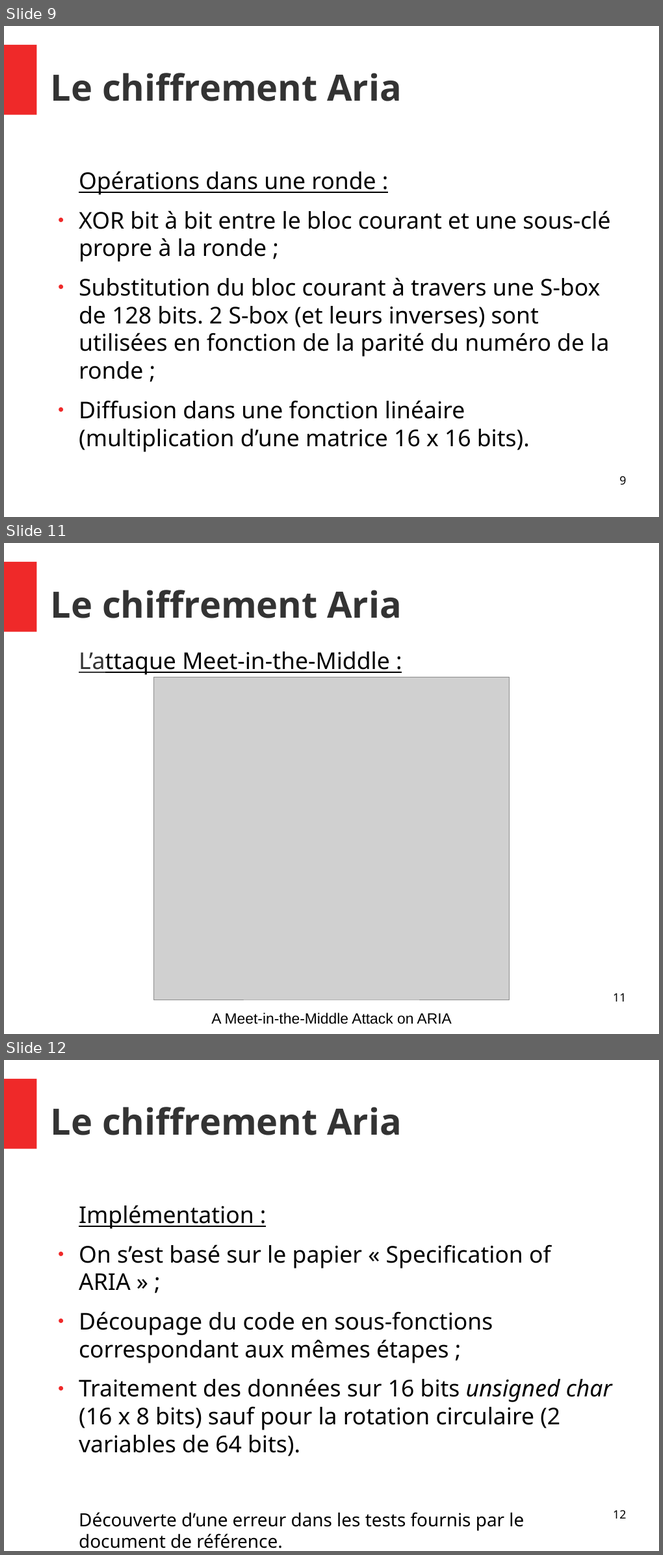
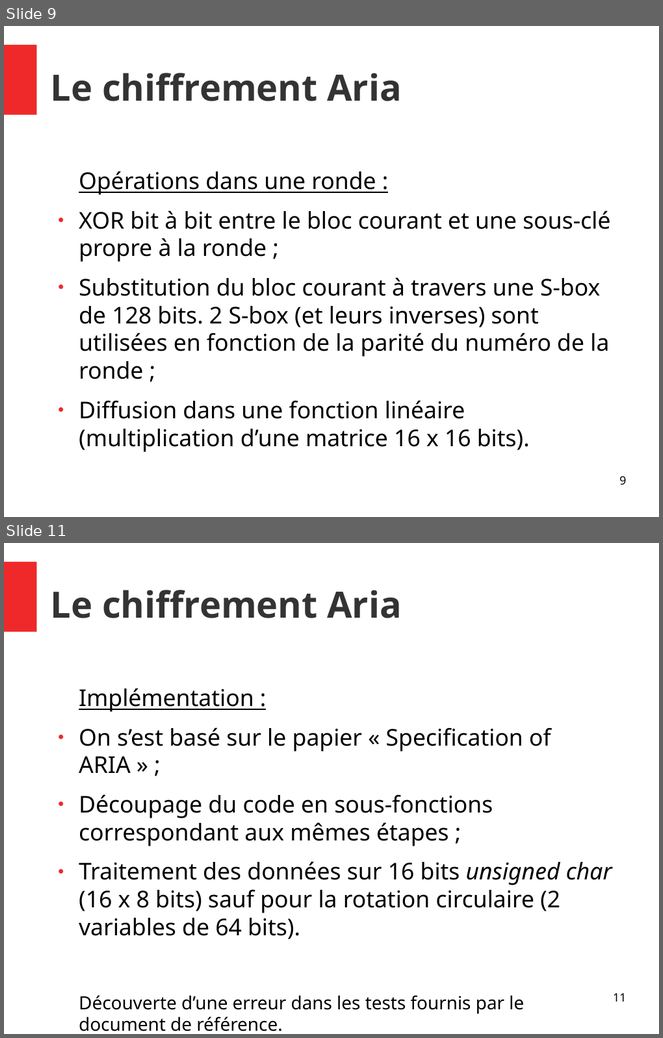
Before and after one commit to Allard-Chris/Aria, a slide deck: docs/[M2CSI]_ICP_Aria_Allard_Aulagnier.odp. Shown one above the other, each under a label of ours: slides 9, 11 and 12 before the commit, slides 9 and 11 after it; the slides between them are not shown. The pictures are 663x1555 and 663x1038 pixels, drawn with LibreOffice and Linux fonts; fonts in the diff are those of the drawing; grey boxes stand for pictures. Boxes give left, top, right and bottom in pixels: in the first picture for what was removed or moved away, otherwise in the second. Text is boxed around its words. In the diff, an @@ line names an element or a change of style, - is before the commit and + after.

Commit message:
Update aria attack slides

```diff
--- a/docs/[M2CSI]_ICP_Aria_Allard_Aulagnier.odp
+++ b/docs/[M2CSI]_ICP_Aria_Allard_Aulagnier.odp
@@ slide 11 removed at (4,543,659,1034), background #FFFFFF; not listed: 1 template element that a slide beside it also shows @@
@@ title removed at (51,590,402,618) @@
-Le chiffrement Aria
@@ text removed at (79,652,390,675) @@
-L’attaque Meet-in-the-Middle :
@@ picture removed at (154,678,509,1000) @@
@@ page number removed at (613,993,626,1002) @@
-11
@@ text removed at (211,1013,452,1025) @@
-A Meet-in-the-Middle Attack on ARIA
@@ what was slide 12 is now slide 11 @@
@@ page number at (613,993,626,1002): text changed @@
-12
+11
```
Also in this commit, not shown: 4 slides changed, 1 other file.
